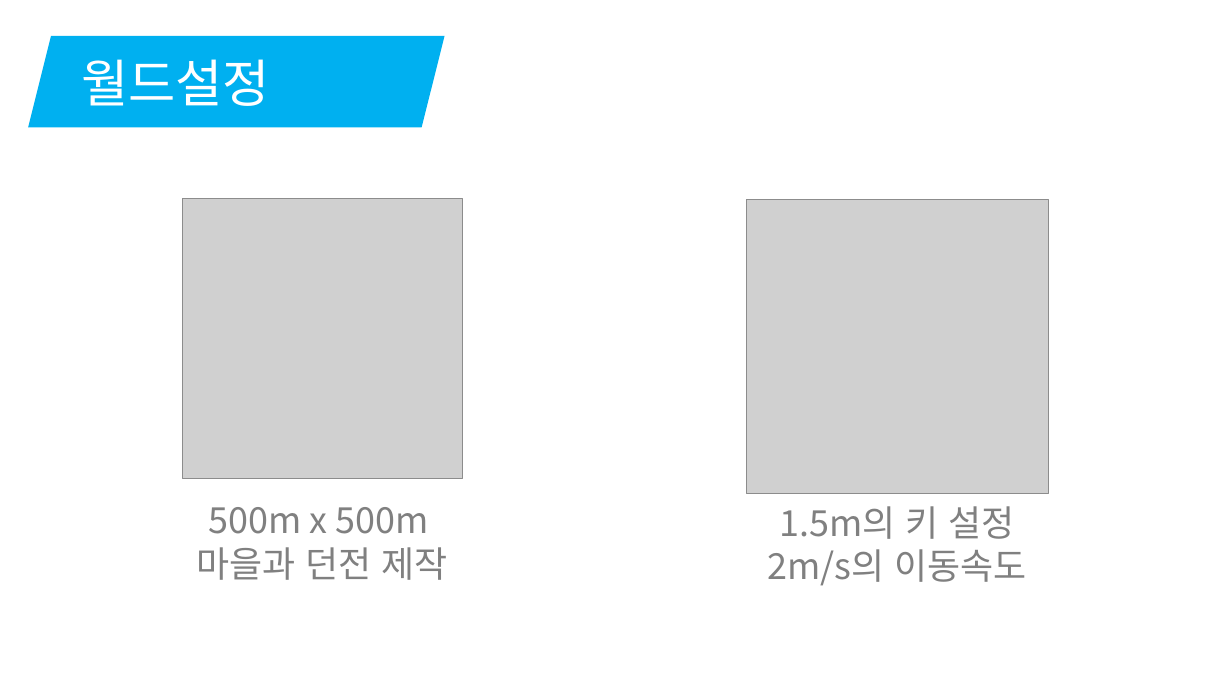
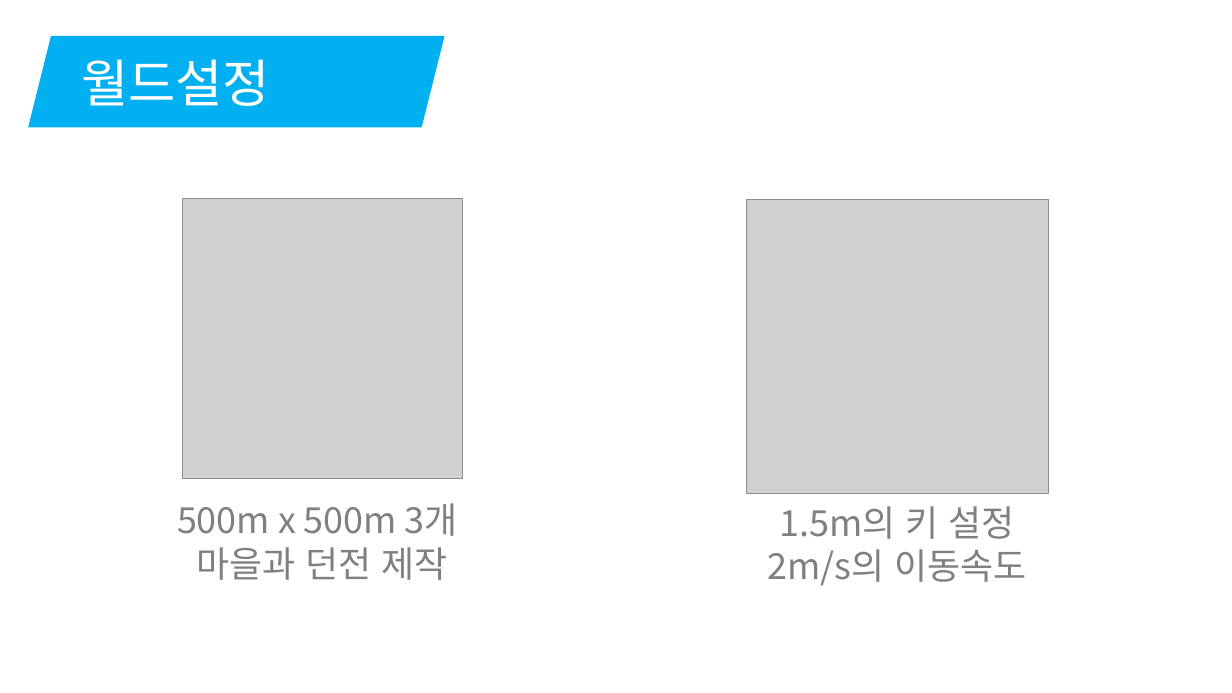
Before and after one commit to korleinster/gamebusdriver, a slide deck: slide 4 of documents/노루막이_김형준_신창섭_홍승필_허지훈.pptx. Drawn at 1232x693 pixels with LibreOffice and Linux fonts; fonts in the diff are those of the drawing; grey boxes stand for pictures; background and template pictures are left out. Boxes give left, top, right and bottom in pixels: in the first picture for what was removed or moved away, otherwise in the second. Text is boxed around its words. In the diff, an @@ line names an element or a change of style, - is before the commit and + after.

```diff
--- a/documents/노루막이_김형준_신창섭_홍승필_허지훈.pptx
+++ b/documents/노루막이_김형준_신창섭_홍승필_허지훈.pptx
@@ text at [177,503,458,536]: text changed @@
-500m x 500m
+500m x 500m 3개
```
Also in this commit, not shown: 4 other slides changed, 1 slide added.
